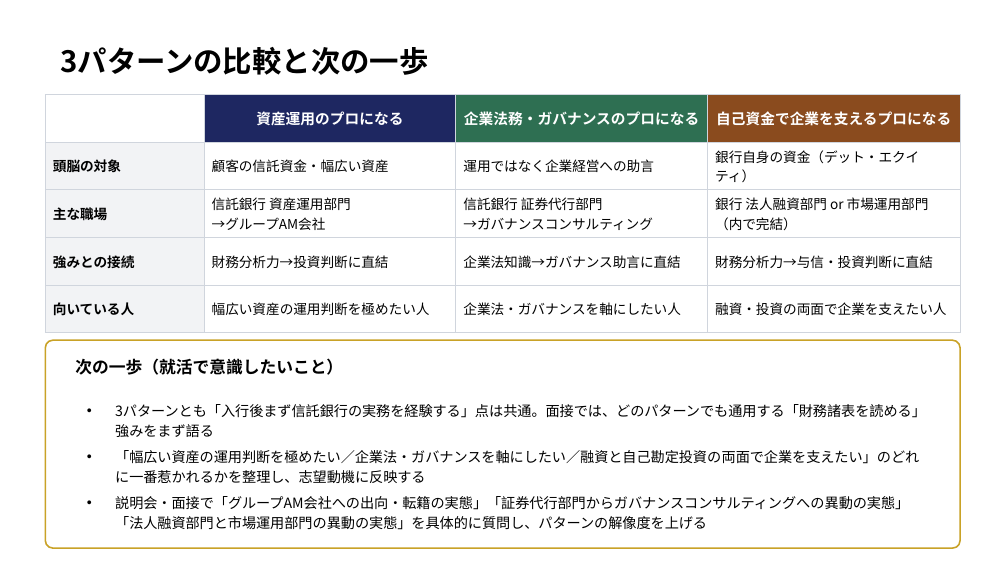
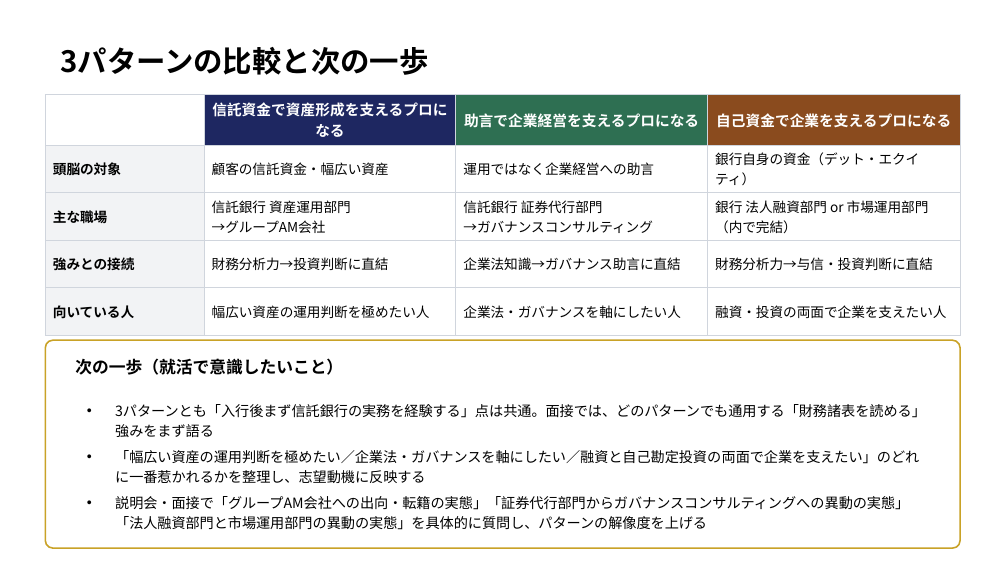
Before and after one commit to nasukazunori/NasuVault2, a slide deck: slide 8 of 信吾/銀行研究/添付ファイル/信託銀行キャリア形成モデル.pptx. Drawn at 1008x567 pixels with LibreOffice and Linux fonts; fonts in the diff are those of the drawing. Boxes give left, top, right and bottom in pixels: in the first picture for what was removed or moved away, otherwise in the second. Text is boxed around its words. In the diff, an @@ line names an element or a change of style, - is before the commit and + after.

```diff
--- a/信吾/銀行研究/添付ファイル/信託銀行キャリア形成モデル.pptx
+++ b/信吾/銀行研究/添付ファイル/信託銀行キャリア形成モデル.pptx
@@ table at <box>45,95,960,333</box> @@
-row 1, column 2: 資産運用のプロになる
+row 1, column 2: 信託資金で資産形成を支えるプロになる
-row 1, column 3: 企業法務・ガバナンスのプロになる
+row 1, column 3: 助言で企業経営を支えるプロになる
```
Also in this commit, not shown: 5 other slides changed, 1 other file.
